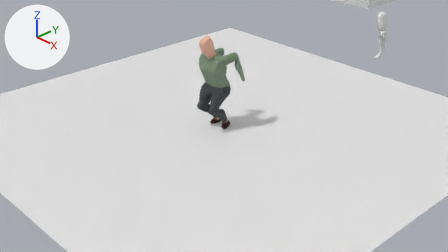
What one commit did to the Blender file Blender files/character.blend.
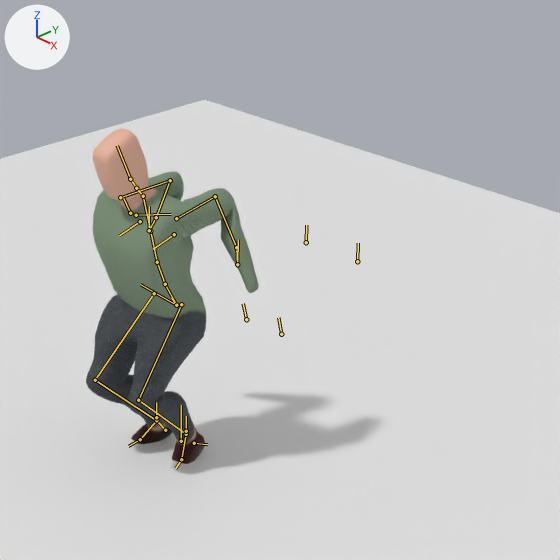
Each version appears first from the file's camera 'Camera', and next in a close-up on the part from 39% to 73% of the width and 0% to 62% of the height. Lighting does not change. The marker at upper left points along +X, +Y and +Z. Both versions are drawn at frame 5 of the action 'jump'; the numbers are the values there. The bones that bend it are drawn over the model as lines in the close-ups.

Names of what the first close-up shows: 'Plane', 'torso'.
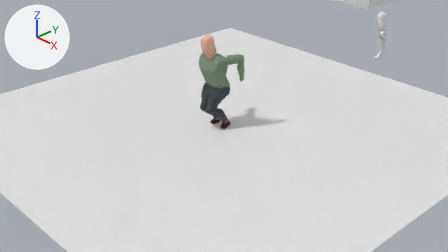
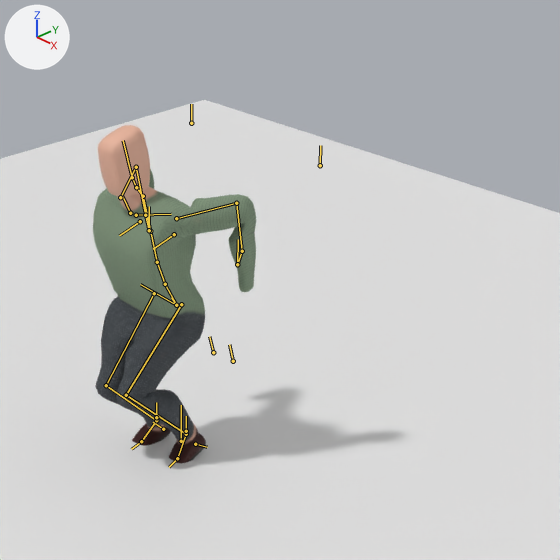
Commit message: tweak animation curves in jump animation

Pixel boxes [x1, y1, x2, y2] of what changed, in the close-ups (560 x 560 px):
'torso', posed
    before: [86, 129, 259, 464]
    after: [93, 125, 256, 464]
bone 'spine.004', root to tip
    before: (143, 196) to (136, 188)
    after: (143, 196) to (136, 187)
bone 'spine.005', root to tip
    before: (136, 188) to (130, 179)
    after: (136, 187) to (132, 177)
bone 'knee_pole.L', root to tip
    before: (246, 319) to (243, 303)
    after: (233, 361) to (229, 344)
bone 'knee_pole.R', root to tip
    before: (281, 334) to (278, 317)
    after: (213, 352) to (209, 336)
bone 'elbow_pole.L', root to tip
    before: (357, 261) to (358, 243)
    after: (320, 165) to (320, 145)
bone 'elbow_pole.R', root to tip
    before: (306, 242) to (306, 225)
    after: (191, 123) to (191, 104)

The change in detail:
Bone 'spine.004' (bone_spine_004) turns from (2, 0, 0) to (0, 0, 0) degrees about its own x, y and z.
Bone 'spine.005' (bone_spine_005) turns from (7, 0, 0) to (0, 0, 0) degrees about its own x, y and z.
Bone 'knee_pole.L' (bone_knee_pole_l) moves from (-0.197, 0.0, -0.3) to (0.0, 0.0, 0.0).
Bone 'knee_pole.R' (bone_knee_pole_r) moves from (0.197, 0.0, -0.3) to (0.0, 0.0, 0.0).
Bone 'elbow_pole.L' (bone_elbow_pole_l) moves from (-0.26, -0.72, -0.581) to (0.0, 0.0, 0.0).
Bone 'elbow_pole.R' (bone_elbow_pole_r) moves from (0.26, -0.72, -0.581) to (0.0, 0.0, 0.0).
